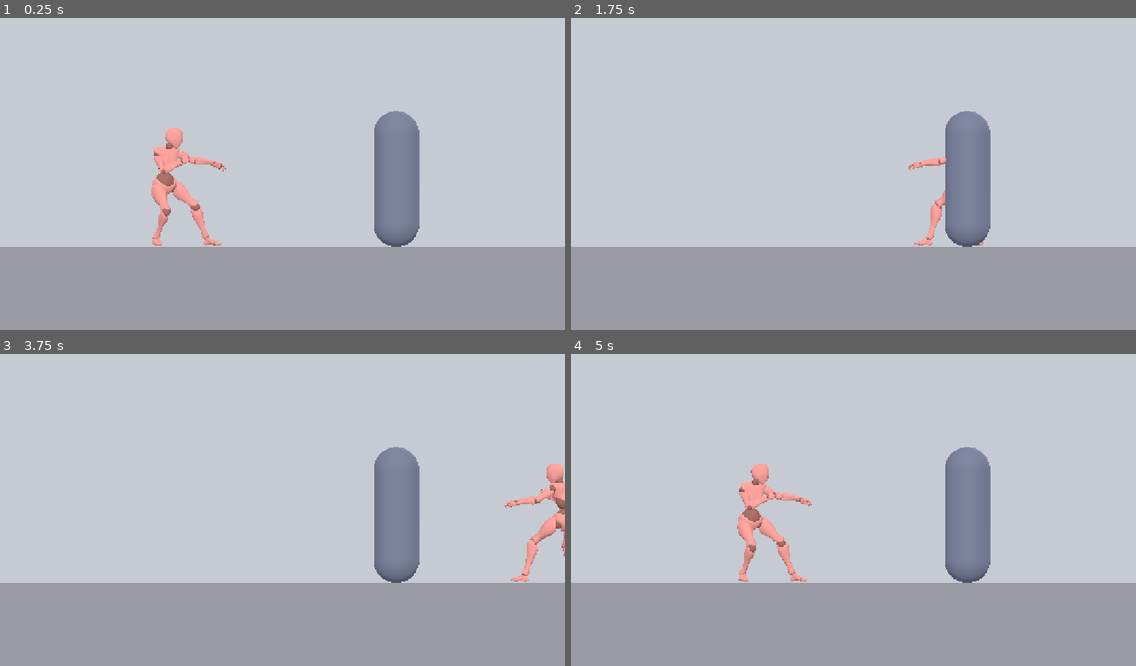
Above: before the commit, frames 1-4 (two rows, left to right).
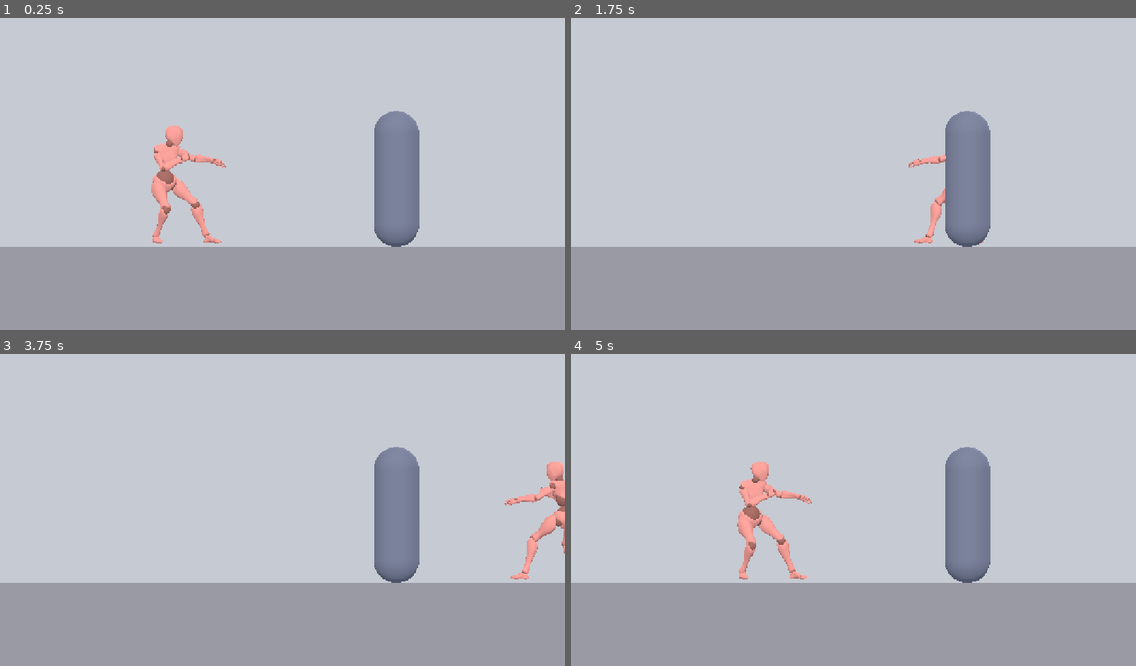
Above: after the commit, the same moments.

Repository: RJL-Marquez/RIVEN
Game: Godot game, scene res://scenes/Arena3D.tscn
The game is run twice, just before and just after one commit, with the same random seed, the same clock (stepped at 60 frames per second) and the same inputs.
Inputs:
- Up to frame 1 (0.25 s): no input
- Up to frame 2 (1.75 s): hold D (move_right) 0.53-1.28 s; tap J (attack) at 0.6 s; tap W (jump) at 0.77, 1.52 s; hold Down from 1.28 s (still down); tap L (block) at 1.35 s
- Up to frame 3 (3.75 s): release Down at 2.03 s; hold D (move_right) 2.03-2.78 s; hold S (crouch) 2.03-2.78 s; hold Up 2.78-3.53 s; tap K (kick) at 2.85 s; tap W (jump) at 3.02 s; tap Enter at 3.5 s; hold A (move_left) from 3.53 s (still down); tap I (magic) at 3.6 s
- Up to frame 4 (5 s): keep holding A (move_left); tap W (jump) at 3.77, 4.52 s; tap Space at 4.35 s

The runs differ from the first frame. In frame 1, 0.8% of the frame differs, in the area x 26-40%, y 34-73%; in frame 2, 0.3%; in frame 3, 0.5%; in frame 4, 0.8%, in the area x 29-43%, y 34-73%.

Commit message:
Phase 1: expose foot_offset, revert to per-frame bone clamp
Make the ground-height tweak an @export (foot_offset, editable in the
Inspector) and use the reliable per-frame bone sampling for the clamp, so the
value behaves predictably: raise it if feet clip into the floor, lower it if
they float.

Co-Authored-By: Claude Opus 4.8 <noreply@anthropic.com>

Diff:
--- a/actors/fighter3d/fighter3d.gd
+++ b/actors/fighter3d/fighter3d.gd
@@ -9,11 +9,13 @@
 @export var jump_velocity := 7.0
 @export var opponent_path: NodePath
 
-const FOOT_OFFSET := 0.0  # extra gap between the mesh's lowest point and the floor
+## Height tweak: raise this if the feet clip INTO the floor, lower it (even
+## negative) if they FLOAT above it. Editable in the Inspector.
+@export var foot_offset := 0.05
 
 var facing := 1
 var _opponent: Node3D
-var _mesh: MeshInstance3D
+var _skeleton: Skeleton3D
 
 @onready var model: Node3D = $Model
 
@@ -27,7 +29,7 @@
 		if a:
 			a.loop_mode = Animation.LOOP_LINEAR
 		ap.play("mixamo_com")
-	_mesh = $Model/Character/Skeleton3D.get_node_or_null("Beta_Surface") as MeshInstance3D
+	_skeleton = $Model/Character.get_node_or_null("Skeleton3D") as Skeleton3D
 	process_priority = 100  # run _ground_clamp after the animation poses the skeleton
 
 func _physics_process(delta: float) -> void:
@@ -56,8 +58,13 @@
 	# Plant the character on the floor: when grounded, shift the model so the
 	# mesh's lowest surface point sits on the ground (no float, no clipping).
 	model.position.y = 0.0
-	if not is_on_floor() or _mesh == null:
+	if not is_on_floor() or _skeleton == null:
 		return
 	var ground_y := global_position.y
-	var world_aabb := _mesh.global_transform * _mesh.get_aabb()
-	model.position.y = ground_y + FOOT_OFFSET - world_aabb.position.y
+	var lowest := 1.0e20
+	var st := _skeleton.global_transform
+	for i in _skeleton.get_bone_count():
+		var wy: float = (st * _skeleton.get_bone_global_pose(i).origin).y
+		if wy < lowest:
+			lowest = wy
+	model.position.y = ground_y + foot_offset - lowest
